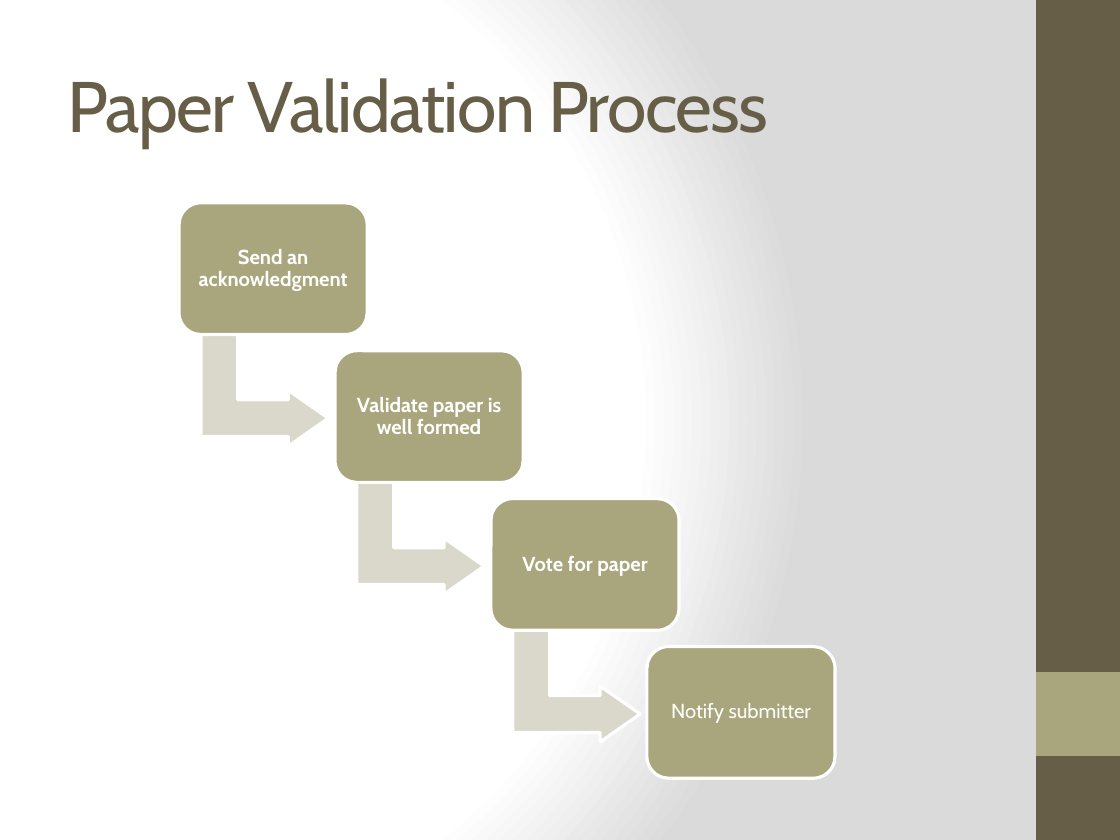
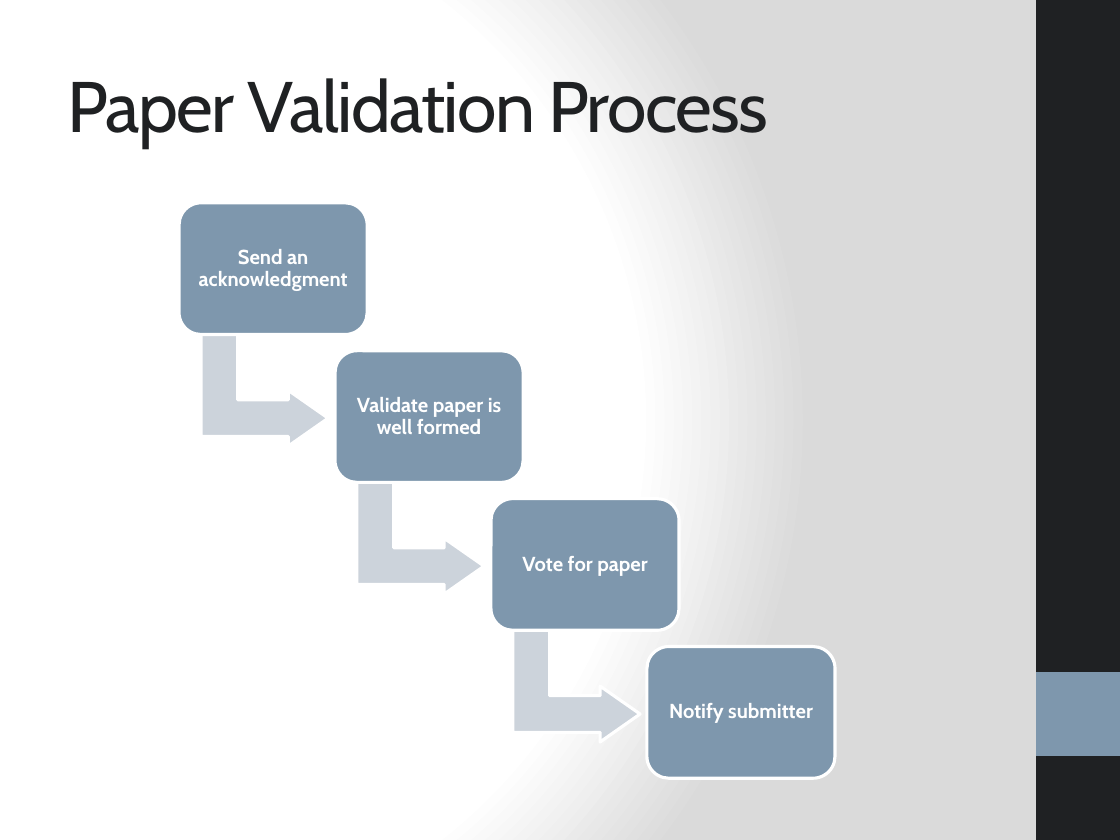
Before and after one commit to bouquetf/call-for-paper, a slide deck: slide 12 of slides/slides.pptx. Drawn at 1120x840 pixels with LibreOffice and Linux fonts; fonts in the diff are those of the drawing. Boxes give left, top, right and bottom in pixels: in the first picture for what was removed or moved away, otherwise in the second. Text is boxed around its words. In the diff, an @@ line names an element or a change of style, - is before the commit and + after.

Commit message:
changing style

```diff
--- a/slides/slides.pptx
+++ b/slides/slides.pptx
@@ rectangle at <box>1036,0,1120,840</box>: fill #675E47 to #1F2123 @@
@@ title "Paper Validation Process" at <box>67,78,768,148</box>: text colour #675E47 to #1F2123 @@
@@ fill #DAD8CC to #CCD3DB in 3 elements at <box>200,335,328,447</box>, <box>357,483,485,595</box>, <box>513,631,641,743</box> @@
@@ fill #A9A57C to #7E97AD in 5 elements at <box>1036,672,1120,756</box>, <box>179,203,367,335</box>, <box>335,351,523,483</box>, <box>491,498,679,631</box>, <box>647,646,836,778</box> @@
@@ text "Notify submitter" at <box>669,703,813,723</box>: bold on @@
```
Also in this commit, not shown: 22 other slides changed.
